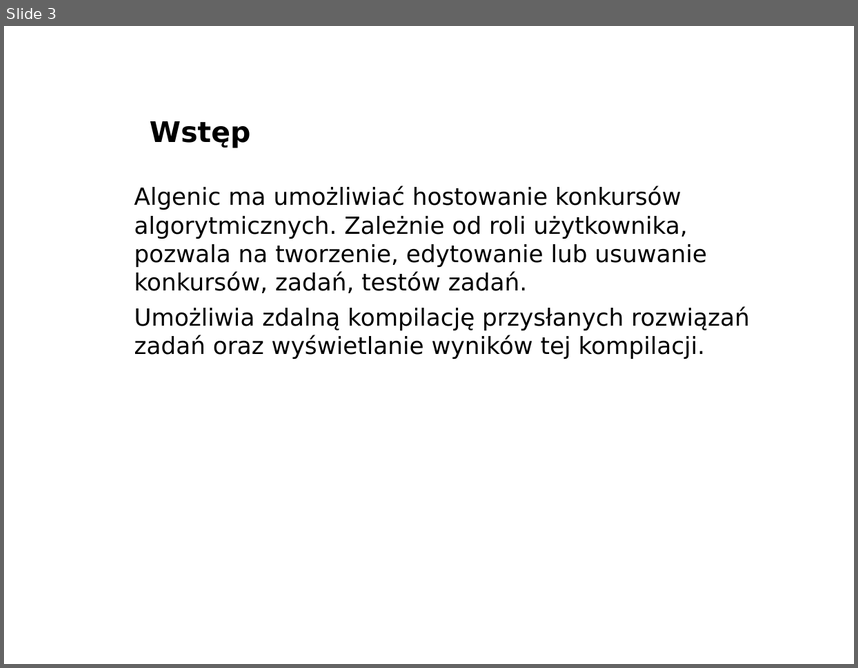
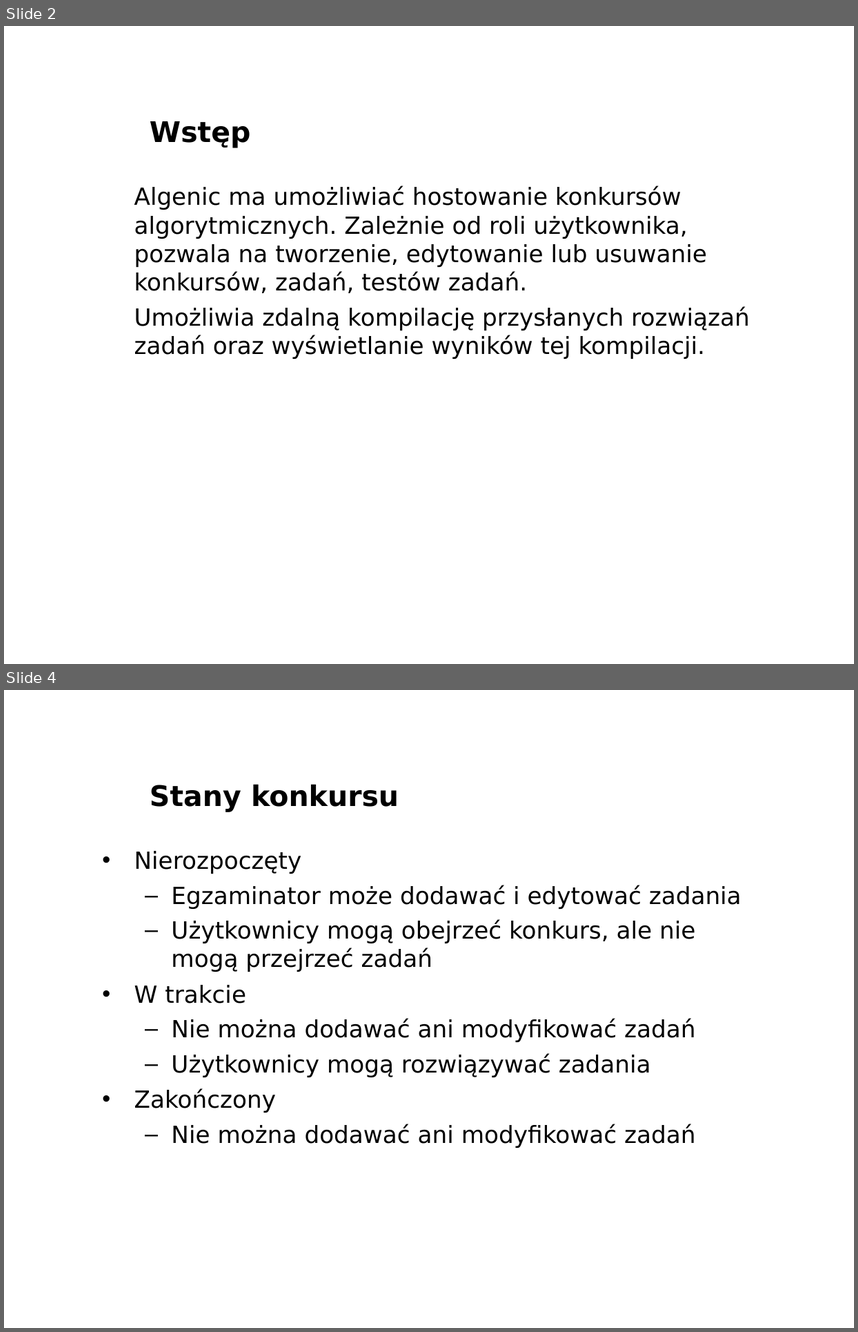
Before and after one commit to marax27/Algenic, a slide deck: docs/Presentation/AlgenicPresentation.odp. Shown one above the other, each under a label of ours: slide 3 before the commit, slides 2 and 4 after it; the slides between them are not shown. The pictures are 858x668 and 858x1332 pixels, drawn with LibreOffice and Linux fonts; fonts in the diff are those of the drawing; background and template pictures are left out. Boxes give left, top, right and bottom in pixels: in the first picture for what was removed or moved away, otherwise in the second. Text is boxed around its words. In the diff, an @@ line names an element or a change of style, - is before the commit and + after.

```diff
--- a/docs/Presentation/AlgenicPresentation.odp
+++ b/docs/Presentation/AlgenicPresentation.odp
@@ slide 4 added at bbox=[4, 690, 854, 1328], background picture (left out) @@
@@ title added at bbox=[150, 784, 399, 812], 24 pt, text #000000, bold @@
+Stany konkursu
@@ text added at bbox=[134, 851, 742, 1147], 20 pt, text #000000 @@
+• Nierozpoczęty
+  – Egzaminator może dodawać i edytować zadania
+  – Użytkownicy mogą obejrzeć konkurs, ale nie mogą przejrzeć zadań
+• W trakcie
+  – Nie można dodawać ani modyfikować zadań
+  – Użytkownicy mogą rozwiązywać zadania
+• Zakończony
+  – Nie można dodawać ani modyfikować zadań
@@ text added at bbox=[714, 1305, 854, 1328], 11 pt, text #FFFFFF, bold @@
+www.agh.edu.pl
@@ what was slide 3 is now slide 2 @@
```
Also in this commit, not shown: 9 other slides added, 4 slides removed, 3 other files.
